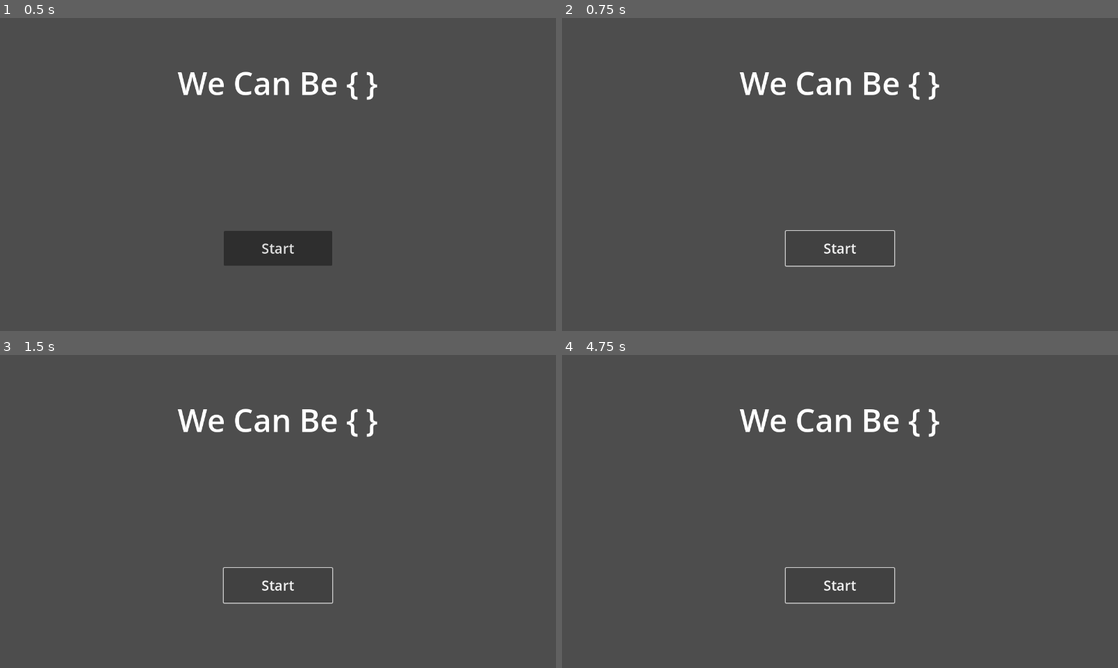
Above: before the commit, frames 1-4 (two rows, left to right).
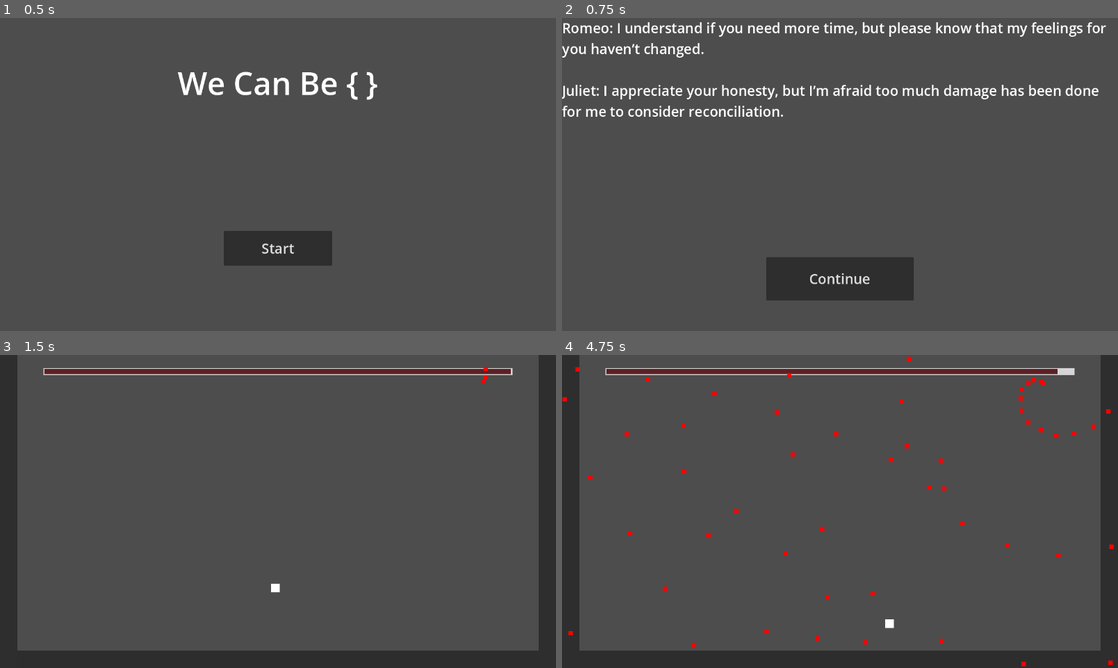
Above: after the commit, the same moments.

Repository: asebexen/we-can-be
Game: Godot game, scene res://scenes/title_screen/title_screen.tscn
Two runs of this game, one before a commit and one after it. Both use one fixed random seed, a clock stepped at 60 frames per second and the inputs below.
Inputs:
- Up to frame 1 (0.5 s): no input
- Up to frame 2 (0.75 s): click "Start" at 0.5 s
- Up to frame 3 (1.5 s): click "Start" (after the commit: "Continue") at 1.25 s
- Up to frame 4 (4.75 s): hold Right (move_right) 2.03-2.78 s; hold Shift (move_slow) 2.03-2.78 s; tap W (move_jump) at 2.27, 3.02, 4.52 s; hold Left (move_left) 2.78-3.53 s; tap Shift (move_slow) at 2.85, 4.35 s; hold Shift (move_slow) 3.53-4.28 s; hold Right (move_right) from 3.53 s (still down)

Frame 1 is identical in both runs. In frame 2, 7.7% of the frame differs, in the area x 0-98%, y 1-91%; in frame 3, 15%; in frame 4, 15%, in the area x 0-100%, y 0-100%.
Error before the commit: Invalid call. Nonexistent function 'has' in base 'Nil'. (res://scripts/api/Api.gd:29)
Error after the commit: Invalid call. Nonexistent function 'has' in base 'Nil'. (res://scripts/api/Api.gd:35)

Commit message:
Linear spawner

Diff:
--- /dev/null
+++ b/frontend/scenes/game/bullet_spawner/spawner_linear.gd
@@ -0,0 +1,49 @@
+extends Node2D
+
+# Current elapsed time
+var time_elapsed: float = 0.0
+# Spawn rate, in seconds
+@export var spawn_rate: float
+# Number of bullets to spawn
+@export var spawn_count_max: int
+var spawn_count = 0
+@export var spawn_velocity: float
+# The rotation of the last spawned bullet. Used when calculating spawns to
+# decouple spawning behavior from the physics engine (else I could only spawn
+# bullets at discrete intervals.)
+var last_spawn = 0.0
+@export var bullet_color: Color
+
+signal done
+
+var bullet = load("res://scenes/game/bullet/bullet.tscn")
+var player
+
+# Called when the node enters the scene tree for the first time.
+func _ready():
+	player = get_tree().root.get_node("/root/Game/Player")
+
+# Called every frame. 'delta' is the elapsed time since the previous frame.
+func _process(delta):
+	time_elapsed += delta
+	spawn_bullets()
+
+
+func spawn_bullets():
+	var next_spawn = last_spawn + spawn_rate
+	while next_spawn <= time_elapsed:
+		spawn_count += 1
+		var bullet_instance = bullet.instantiate()
+		var target_vector = (player.position - position).normalized()
+		bullet_instance.linear_velocity = target_vector * spawn_velocity
+		bullet_instance.color = bullet_color
+		# Bullets are added into the parent container
+		bullet_instance.position += position
+		# Initial offset, needed in case of eg: major lag
+		bullet_instance.position += target_vector * spawn_velocity * (time_elapsed - next_spawn)
+		last_spawn = next_spawn
+		next_spawn = last_spawn + spawn_rate
+		get_parent().add_child(bullet_instance)
+	if spawn_count >= spawn_count_max:
+		done.emit()
+		queue_free()
--- /dev/null
+++ b/frontend/scenes/game/bullet_spawner/spawner_linear.tscn
@@ -0,0 +1,8 @@
+[gd_scene load_steps=2 format=3 uid="uid://b4f8ch4keevns"]
+
+[ext_resource type="Script" path="res://scenes/game/bullet_spawner/spawner_linear.gd" id="1_cmhsm"]
+
+[node name="SpawnerLinear" type="Node2D"]
+script = ExtResource("1_cmhsm")
+spawn_velocity = 300.0
+bullet_color = Color(0.936098, 0.435249, 0.430399, 1)
--- a/frontend/scenes/game/game.gd
+++ b/frontend/scenes/game/game.gd
@@ -3,12 +3,13 @@
 @export var bullet_color: Color
 
 var story_screen = load("res://scenes/story_screen/story_screen.tscn")
-var bullet_spawner = load("res://scenes/game/bullet_spawner/spawner_pinwheel.tscn")
+var pinwheel_spawner = load("res://scenes/game/bullet_spawner/spawner_pinwheel.tscn")
+var linear_spawner = load("res://scenes/game/bullet_spawner/spawner_linear.tscn")
 
 # Called when the node enters the scene tree for the first time.
 func _ready():
 	$Player/Hurtbox.player_hit.connect(_on_player_hurtbox_player_hit)
-	Api.get_dialogue()
+	Api.get_negative_dialogue()
 
 	for i in range(3):
 		place_bullet_spawner()
@@ -20,6 +21,8 @@
 func _on_player_hurtbox_player_hit():
 	var story_screen_instance = story_screen.instantiate()
 	var dialogue = Api.data
+	if (not dialogue):
+		dialogue = Api.get_fallback_dialogue()
 	if (not dialogue.has("romeo_dialogue") or not dialogue.has("juliet_dialogue")):
 		dialogue = Api.get_fallback_dialogue()
 	story_screen_instance.lines = [dialogue.romeo_dialogue, dialogue.juliet_dialogue]
@@ -31,11 +34,21 @@
 	get_tree().change_scene_to_packed(story_screen_packed)
 
 func place_bullet_spawner():
-	var spawner = bullet_spawner.instantiate()
+	var spawner
 
-	spawner.max_rotation = randf_range(PI, 30 * PI)
-	spawner.rotation_speed = randf_range(2 * PI, 6 * PI)
-	spawner.rotate_step = randf_range(0.20, 0.55)
+	# Randomly choose between pinwheel and linear spawners
+	if randf() < 0.5:
+		spawner = pinwheel_spawner.instantiate()
+
+		spawner.max_rotation = randf_range(PI, 30 * PI)
+		spawner.rotation_speed = randf_range(2 * PI, 6 * PI)
+		spawner.rotate_step = randf_range(0.20, 0.55)
+	else:
+		spawner = linear_spawner.instantiate()
+
+		spawner.spawn_rate = randf_range(0.3, 1.0)
+		spawner.spawn_count_max = randi_range(2, 10)
+
 	spawner.spawn_velocity = randi_range(200, 600)
 	spawner.bullet_color = bullet_color
 
--- a/frontend/scenes/story_screen/story_screen.gd
+++ b/frontend/scenes/story_screen/story_screen.gd
@@ -6,7 +6,7 @@
 
 # Called when the node enters the scene tree for the first time.
 func _ready():
-	$StoryText.text = "\n\n".join(lines)
+	$StoryText.text = "Romeo: %s\n\nJuliet: %s" % [lines[0], lines[1]]
 
 
 # Called every frame. 'delta' is the elapsed time since the previous frame.
--- a/frontend/scenes/title_screen/title_screen.gd
+++ b/frontend/scenes/title_screen/title_screen.gd
@@ -4,7 +4,7 @@
 
 # Called when the node enters the scene tree for the first time.
 func _ready():
-	Api.get_dialogue()
+	Api.get_positive_dialogue()
 
 
 # Called every frame. 'delta' is the elapsed time since the previous frame.
@@ -16,6 +16,8 @@
 	var story_screen_instance = story_screen.instantiate()
 
 	var dialogue = Api.data
+	if (not dialogue):
+		dialogue = Api.get_fallback_dialogue()
 	if (not dialogue.has("romeo_dialogue") or not dialogue.has("juliet_dialogue")):
 		dialogue = Api.get_fallback_dialogue()
 	story_screen_instance.lines = [dialogue.romeo_dialogue, dialogue.juliet_dialogue]
--- a/frontend/scripts/api/api.gd
+++ b/frontend/scripts/api/api.gd
@@ -1,7 +1,8 @@
 extends HTTPRequest
 
 const SAMPLE_DATA = "res://scripts/api/sample_data.json"
-const URL_DIALOGUE_NEGATIVE = "http://localhost:5000/positiveStory"
+const URL_DIALOGUE_POSITIVE = "http://localhost:5000/positiveStory"
+const URL_DIALOGUE_NEGATIVE = "http://localhost:5000/negativeStory"
 var data
 
 # Called when the node enters the scene tree for the first time.
@@ -13,7 +14,12 @@
 func _process(delta):
 	pass
 
-func get_dialogue():
+func get_positive_dialogue():
+	print("request made")
+	data = null
+	request(URL_DIALOGUE_POSITIVE)
+
+func get_negative_dialogue():
 	print("request made")
 	data = null
 	request(URL_DIALOGUE_NEGATIVE)
